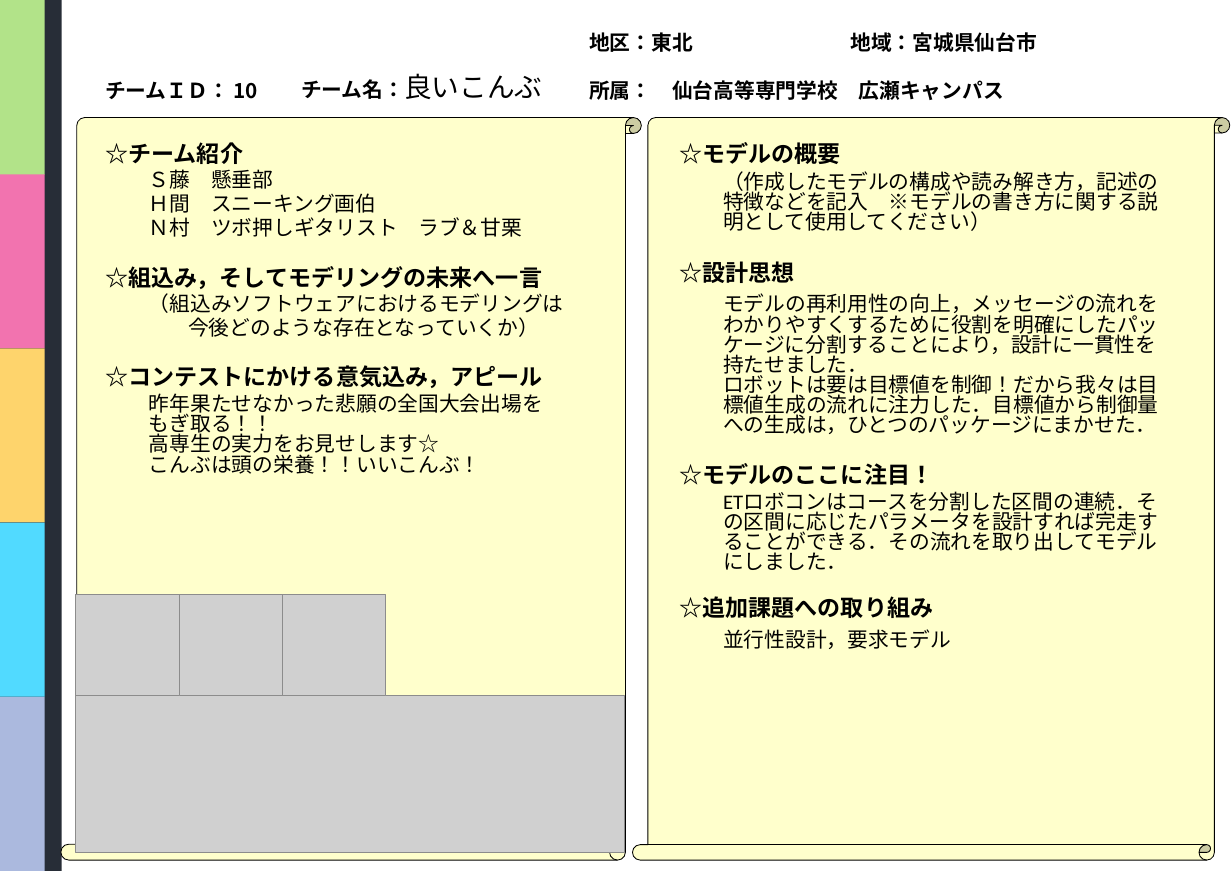
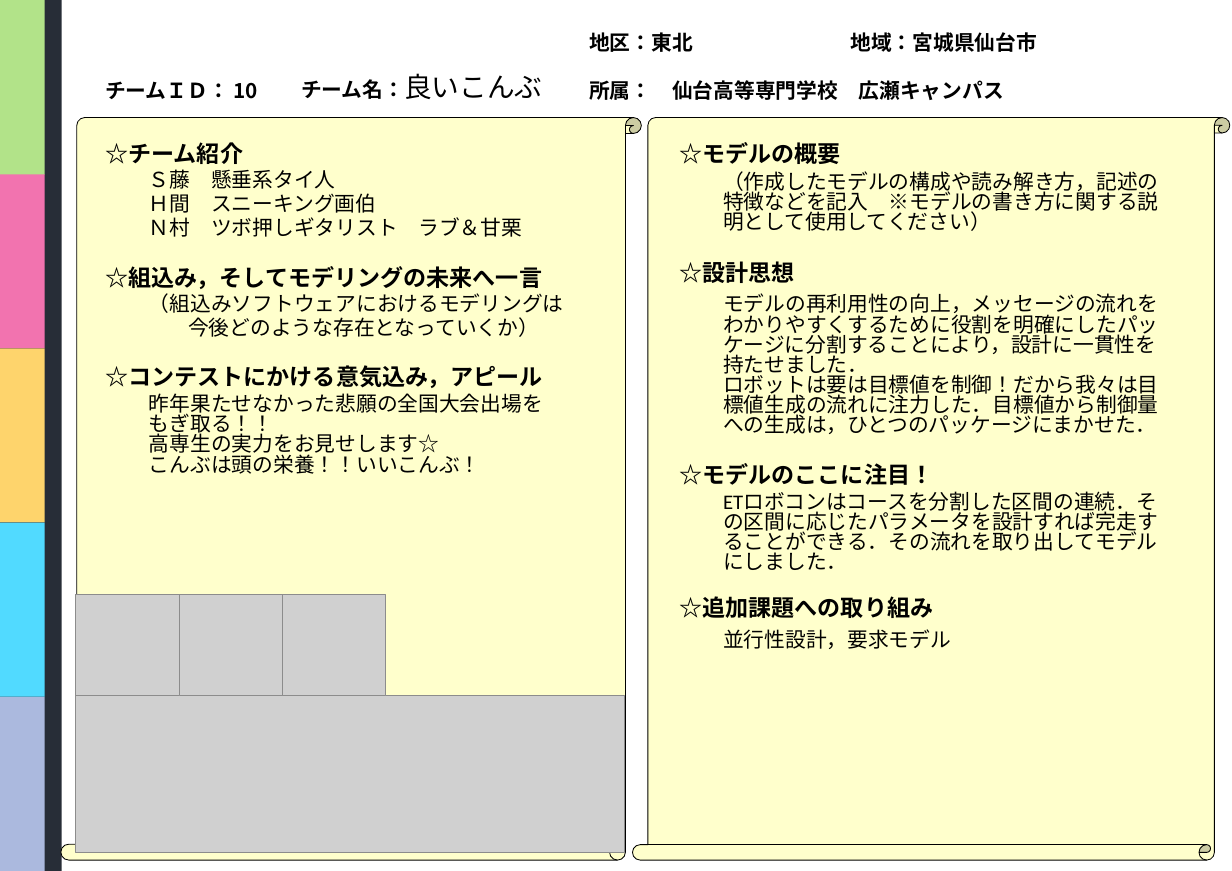
Before and after one commit to class-snct-rikitakelab/e-konbu2012, a slide deck: slide 1 of models/モデルシート.pptx. Drawn at 1232x871 pixels with LibreOffice and Linux fonts; fonts in the diff are those of the drawing; grey boxes stand for pictures; background and template pictures are left out. Boxes give left, top, right and bottom in pixels: in the first picture for what was removed or moved away, otherwise in the second. Text is boxed around its words. In the diff, an @@ line names an element or a change of style, - is before the commit and + after.

```diff
--- a/models/モデルシート.pptx
+++ b/models/モデルシート.pptx
@@ text at (x1=149, y1=169, x2=335, y2=189): text changed @@
-Ｓ藤 懸垂部
+Ｓ藤 懸垂系タイ人
```
Also in this commit, not shown: 1 other file.
